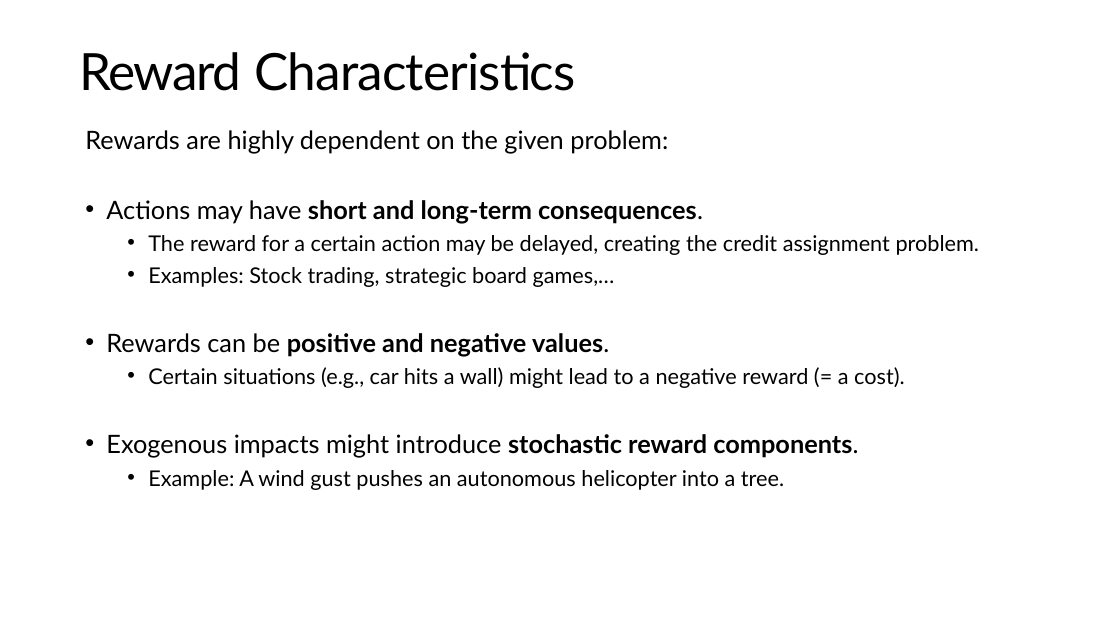
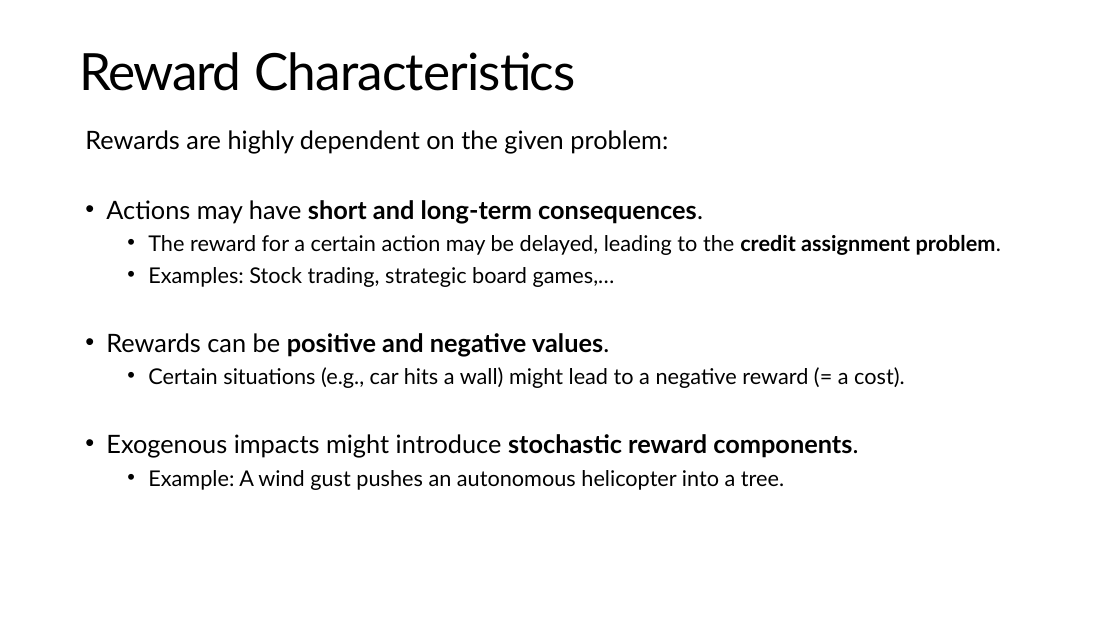
Before and after one commit to mhahsler/Introduction_to_Reinforcement_Learning, a slide deck: slide 19 of slides/Lecture_Chapter01.pptx. Drawn at 1120x630 pixels with LibreOffice and Linux fonts; fonts in the diff are those of the drawing. Boxes give left, top, right and bottom in pixels: in the first picture for what was removed or moved away, otherwise in the second. Text is boxed around its words. In the diff, an @@ line names an element or a change of style, - is before the commit and + after.

```diff
--- a/slides/Lecture_Chapter01.pptx
+++ b/slides/Lecture_Chapter01.pptx
@@ text at bbox=[148, 235, 1001, 255]: text changed @@
-  • The reward for a certain action may be delayed, creating the credit assignment problem.
+  • The reward for a certain action may be delayed, leading to the credit assignment problem.
```
Also in this commit, not shown: 17 other slides changed, 1 other file.
